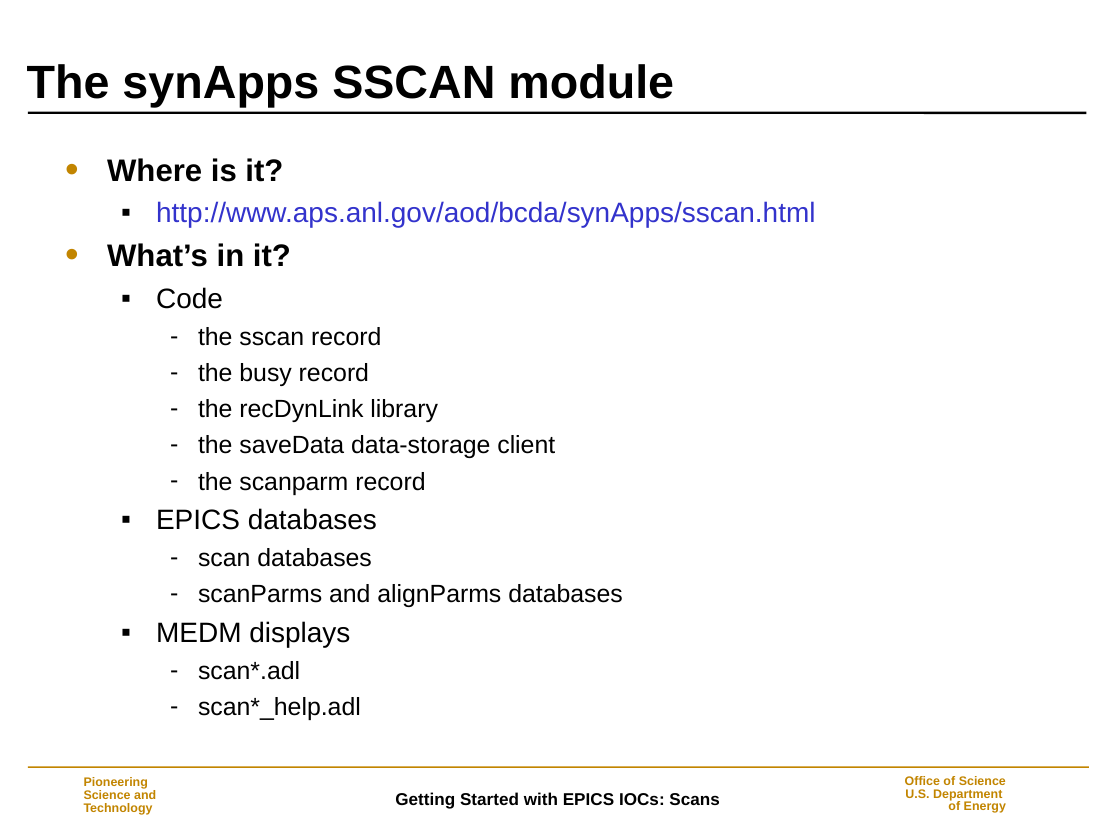
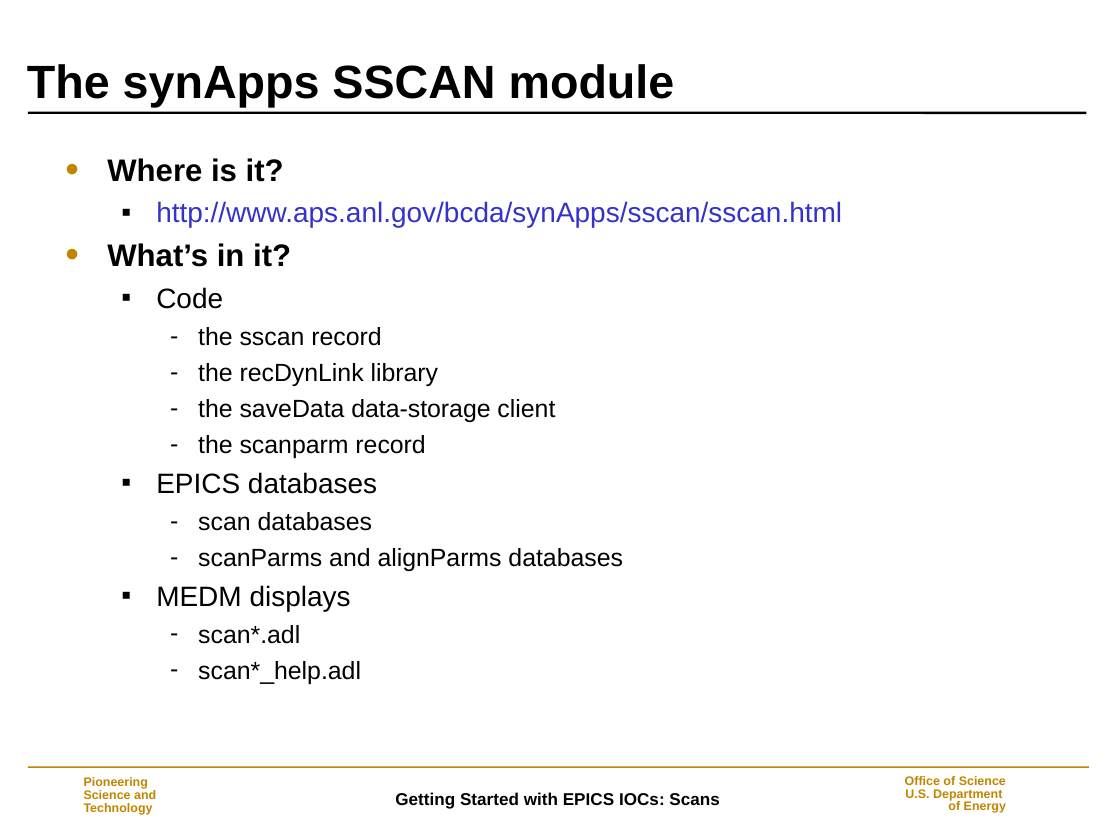
Before and after one commit to epics-modules/sscan, a slide deck: slide 2 of documentation/Scans.ppt. Drawn at 1120x840 pixels with LibreOffice and Linux fonts; fonts in the diff are those of the drawing; background and template pictures are left out. Boxes give left, top, right and bottom in pixels: in the first picture for what was removed or moved away, otherwise in the second. Text is boxed around its words. In the diff, an @@ line names an element or a change of style, - is before the commit and + after.

```diff
--- a/documentation/Scans.ppt
+++ b/documentation/Scans.ppt
@@ text at <box>156,201,842,227</box>: text changed @@
-  ▪ http://www.aps.anl.gov/aod/bcda/synApps/sscan.html
+  ▪ http://www.aps.anl.gov/bcda/synApps/sscan/sscan.html
@@ text at <box>198,363,369,386</box>: paragraph removed @@
-    – the busy record
```
Also in this commit, not shown: 8 other slides changed.
